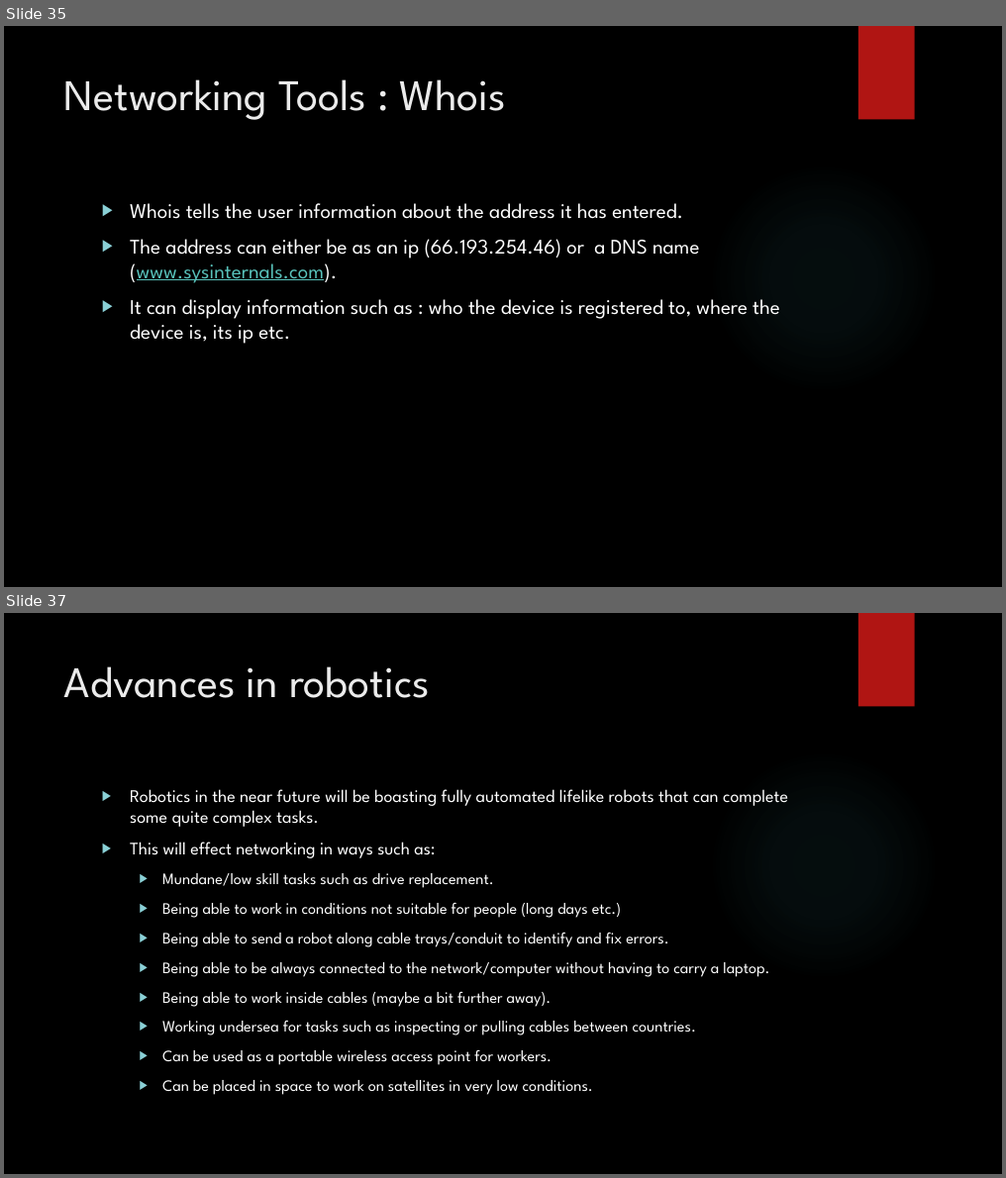
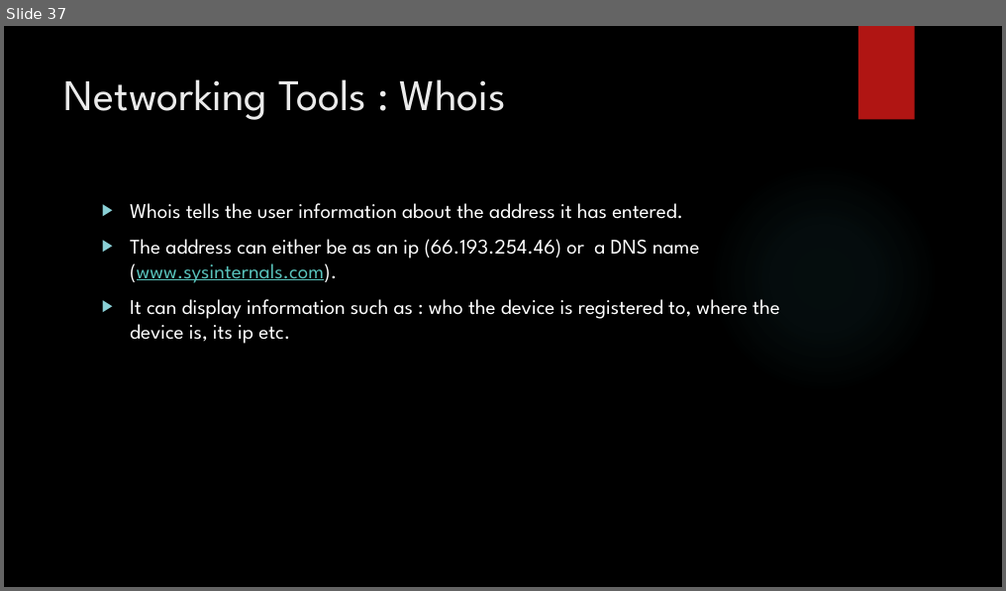
Before and after one commit to SimonLight001/College, a slide deck: Unit 5/Assignment 1/Unit 5 presentation for P1,2,3,M1.pptx. Shown one above the other, each under a label of ours: slides 35 and 37 before the commit, slide 37 after it; the slides between them are not shown. The pictures are 1006x1178 and 1006x591 pixels, drawn with LibreOffice and Linux fonts; fonts in the diff are those of the drawing; background and template pictures are left out. Boxes give left, top, right and bottom in pixels: in the first picture for what was removed or moved away, otherwise in the second. Text is boxed around its words. In the diff, an @@ line names an element or a change of style, - is before the commit and + after.

```diff
--- a/Unit 5/Assignment 1/Unit 5 presentation for P1,2,3,M1.pptx
+++ b/Unit 5/Assignment 1/Unit 5 presentation for P1,2,3,M1.pptx
@@ slide 37 removed at box(4, 613, 1002, 1174), background picture (left out); not listed: 2 template elements that a slide beside it also shows @@
@@ title removed at box(64, 666, 430, 698) @@
-  Advances in robotics
@@ text removed at box(130, 789, 788, 1095) @@
-▶ Robotics in the near future will be boasting fully automated lifelike robots that can complete some quite complex tasks.
-▶ This will effect networking in ways such as:
-  ▶ Mundane/low skill tasks such as drive replacement.
-  ▶ Being able to work in conditions not suitable for people (long days etc.)
-  ▶ Being able to send a robot along cable trays/conduit to identify and fix errors.
-  ▶ Being able to be always connected to the network/computer without having to carry a laptop.
-  ▶ Being able to work inside cables (maybe a bit further away).
-  ▶ Working undersea for tasks such as inspecting or pulling cables between countries.
-  ▶ Can be used as a portable wireless access point for workers.
-  ▶ Can be placed in space to work on satellites in very low conditions.
@@ what was slide 35 is now slide 37 @@
```
Also in this commit, not shown: 3 slides changed, 11 slides added, 4 other slides removed, 21 other files.
